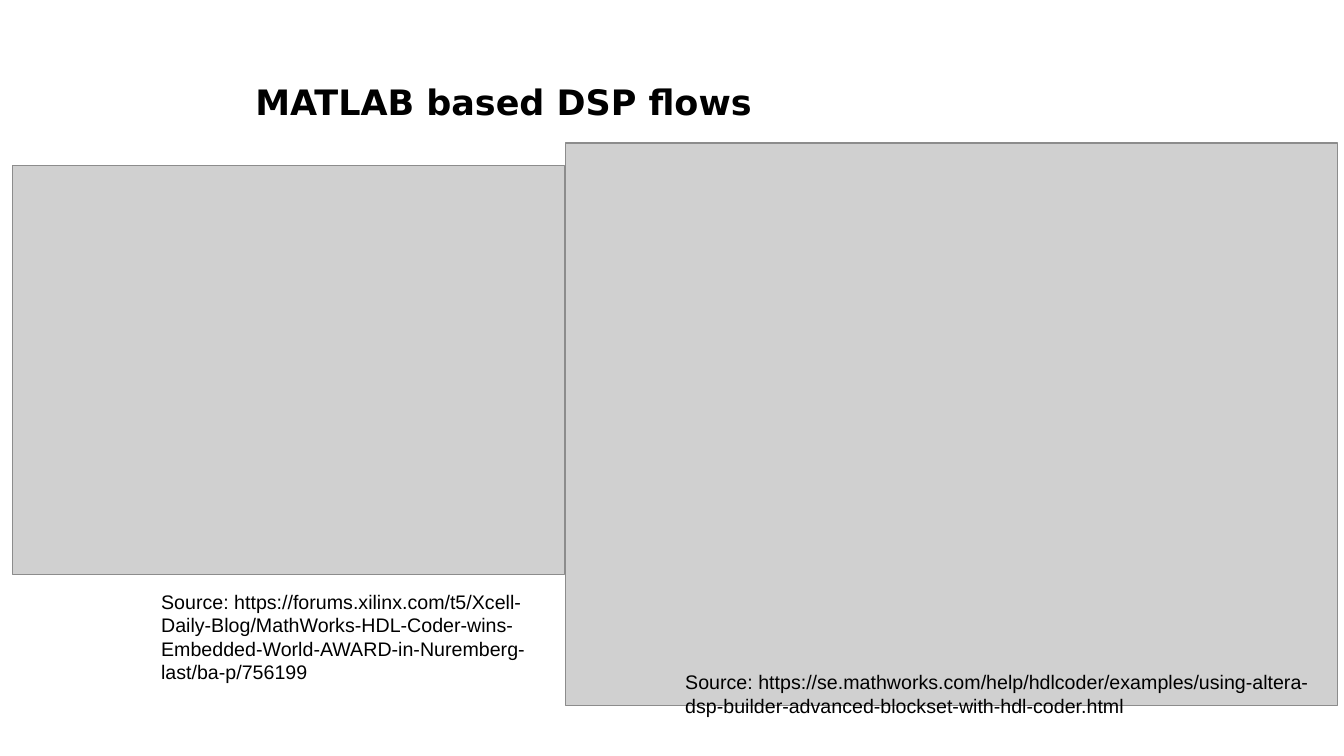
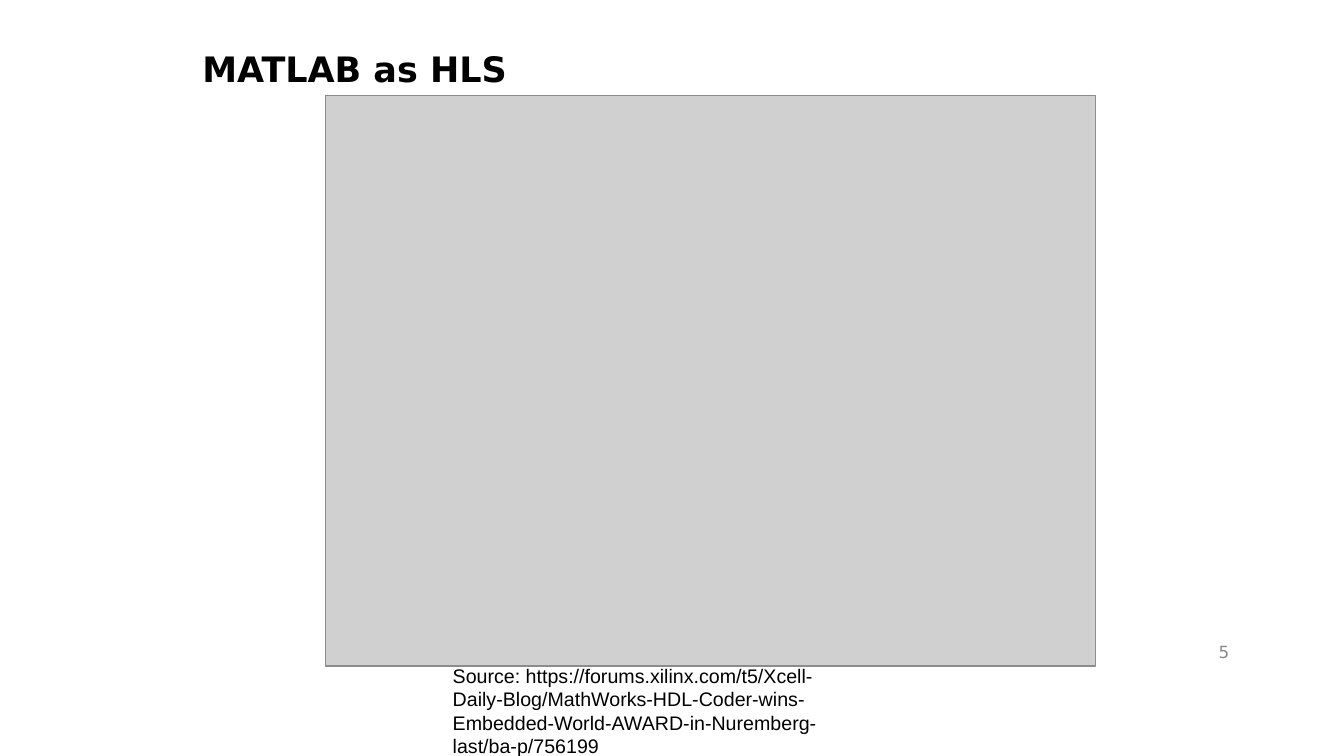
Before and after one commit to gasparka/thesis, a slide deck: slide 5 of presentation.odp (slide 6 before the commit). Drawn at 1344x756 pixels with LibreOffice and Linux fonts; fonts in the diff are those of the drawing; grey boxes stand for pictures; background and template pictures are left out. Boxes give left, top, right and bottom in pixels: in the first picture for what was removed or moved away, otherwise in the second. Text is boxed around its words. In the diff, an @@ line names an element or a change of style, - is before the commit and + after.

```diff
--- a/presentation.odp
+++ b/presentation.odp
@@ text added at box(202, 56, 507, 83), 25 pt, text #000000, bold @@
+MATLAB as HLS
@@ text removed at box(255, 88, 752, 116) @@
-MATLAB based DSP flows
@@ picture: place and size @@
-picture at box(566, 143, 1338, 706)
+picture at box(326, 95, 1096, 665)
@@ picture removed at box(12, 165, 565, 575) @@
@@ text "Source: https://forums.xilinx.com/t5/Xcell-Daily-Blog/MathWo ...": place and size @@
-text "Source: https://forums.xilinx.com/t5/Xcell-Daily-Blog/MathWo ..." at box(161, 594, 525, 683)
+text "Source: https://forums.xilinx.com/t5/Xcell-Daily-Blog/MathWo ..." at box(453, 668, 817, 756)
@@ page number added at box(1219, 646, 1230, 658), 12 pt, text #898989 @@
+5
@@ text removed at box(685, 674, 1308, 718) @@
-Source: https://se.mathworks.com/help/hdlcoder/examples/using-altera-dsp-builder-advanced-blockset-with-hdl-coder.html
```
Also in this commit, not shown: 8 other slides changed, 2 slides added, 4 slides removed, 1 other file.
